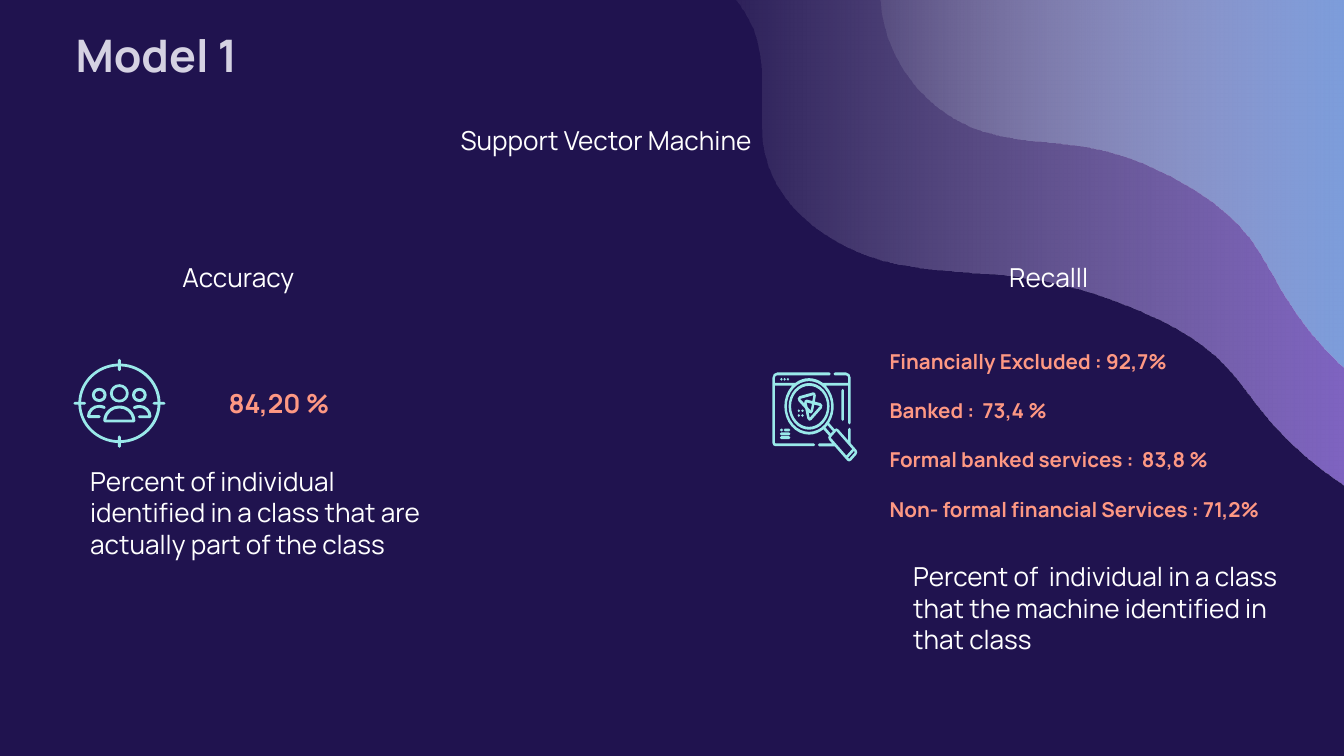
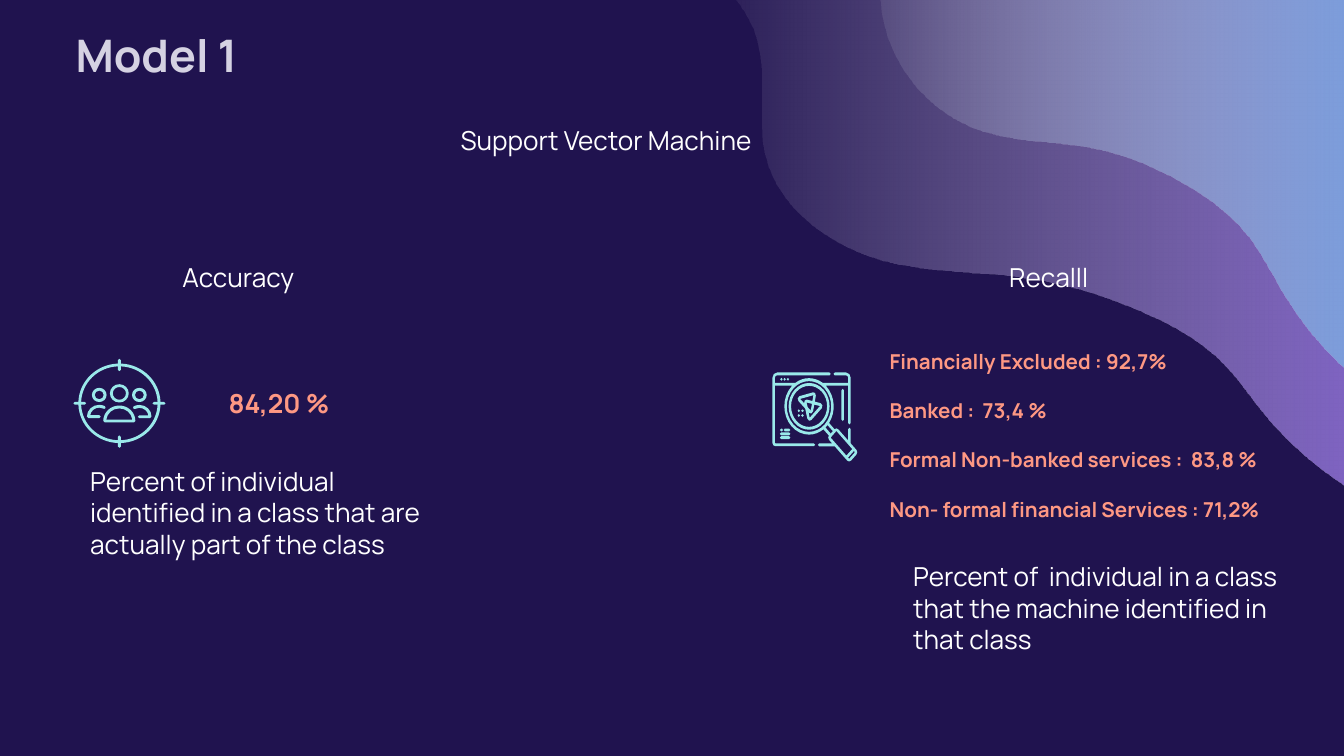
Before and after one commit to VIP509/Finance-Inclusion-1, a slide deck: slide 16 of Pierry Valcin Presentation.pptx. Drawn at 1344x756 pixels with LibreOffice and Linux fonts; fonts in the diff are those of the drawing. Boxes give left, top, right and bottom in pixels: in the first picture for what was removed or moved away, otherwise in the second. Text is boxed around its words. In the diff, an @@ line names an element or a change of style, - is before the commit and + after.

```diff
--- a/Pierry Valcin Presentation.pptx
+++ b/Pierry Valcin Presentation.pptx
@@ text at <box>890,452,1234,470</box>: text changed @@
-Formal banked services : 83,8 %
+Formal Non-banked services : 83,8 %
```
Also in this commit, not shown: 9 other slides changed.
